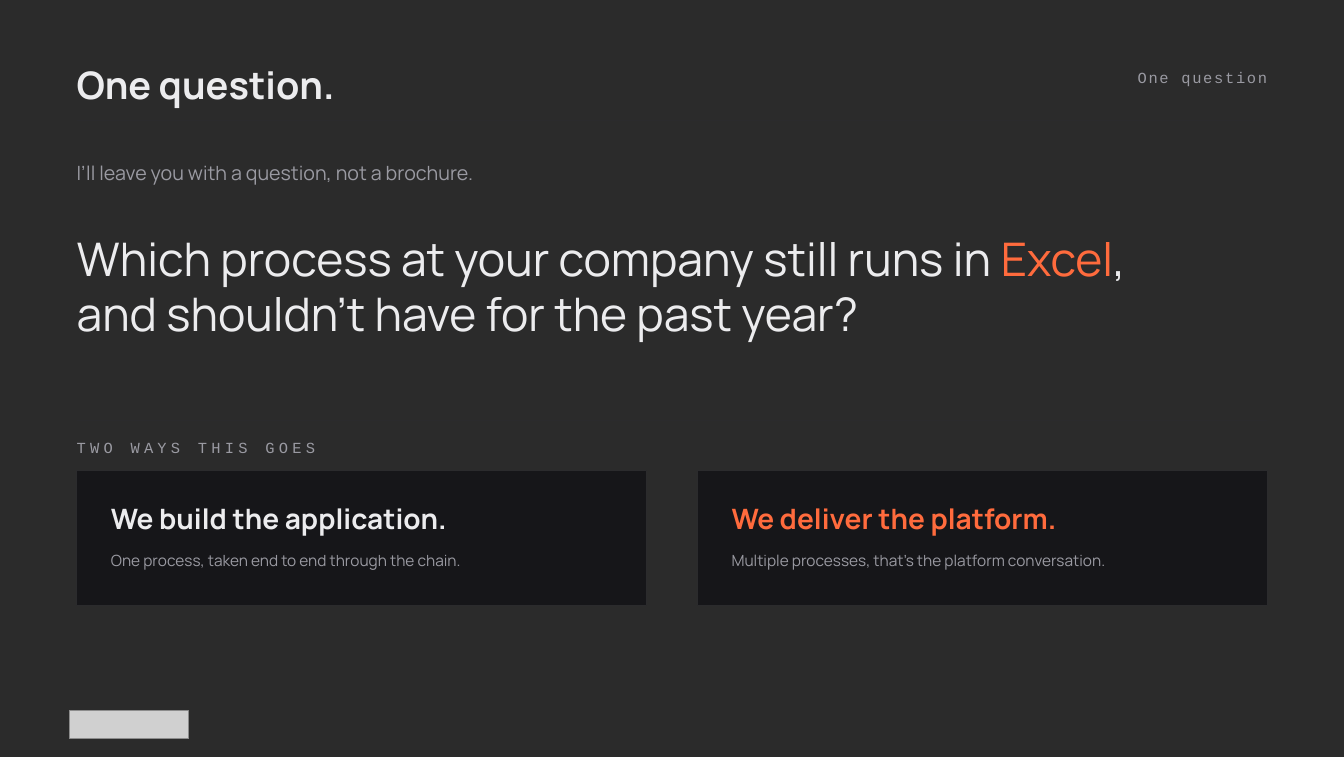
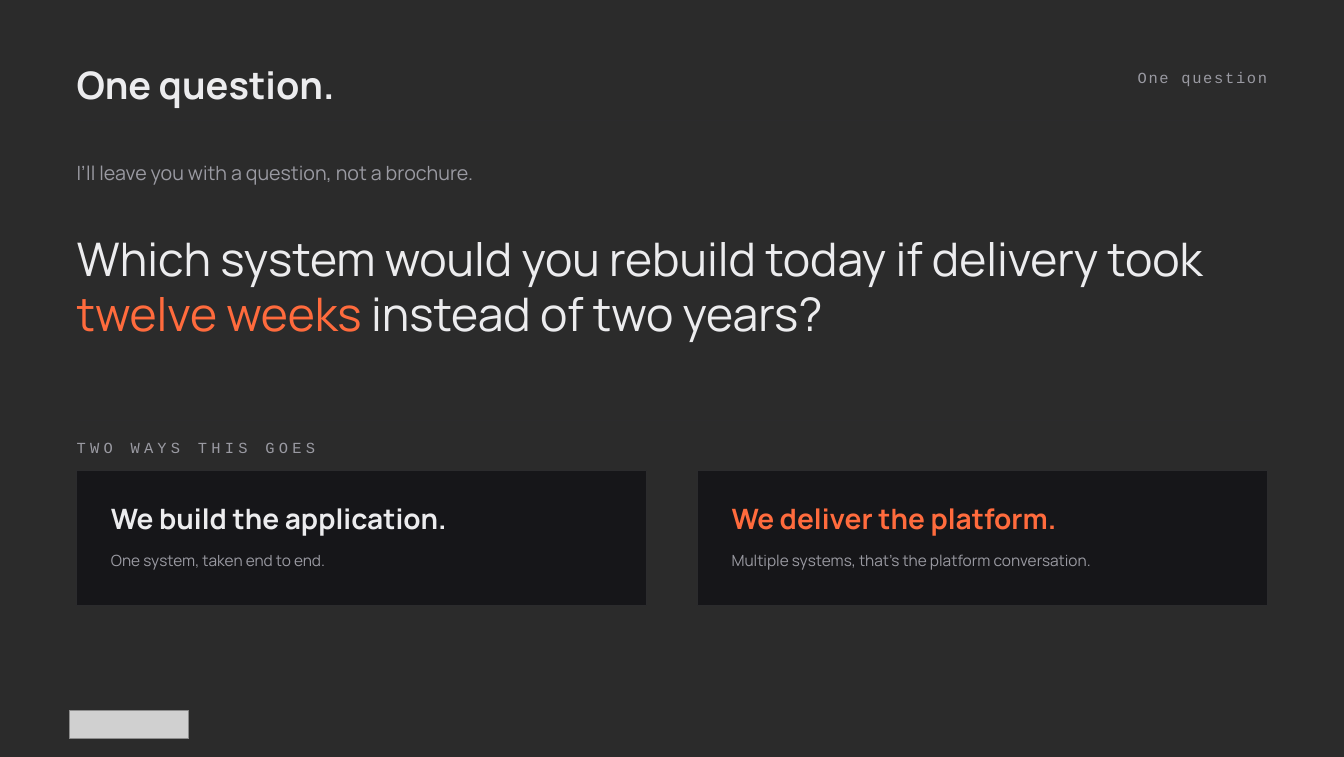
Before and after one commit to athenarunai-gif/Athena, a slide deck: slide 6 of decks/Pitch_Deck_AthenaRun_v4.pptx (slide 7 before the commit). Drawn at 1344x757 pixels with LibreOffice and Linux fonts; fonts in the diff are those of the drawing; grey boxes stand for pictures; background and template pictures are left out; a plain dark background stands for a picture behind light text. Boxes give left, top, right and bottom in pixels: in the first picture for what was removed or moved away, otherwise in the second. Text is boxed around its words. In the diff, an @@ line names an element or a change of style, - is before the commit and + after.

```diff
--- a/decks/Pitch_Deck_AthenaRun_v4.pptx
+++ b/decks/Pitch_Deck_AthenaRun_v4.pptx
@@ text at (77,242,1202,342): text changed @@
-Which process at your company still runs in Excel, and shouldn’t have for the past year?
+Which system would you rebuild today if delivery took twelve weeks instead of two years?
@@ text at (111,554,325,570): text changed @@
-One process, taken end to end through the chain.
+One system, taken end to end.
@@ text at (732,554,1091,570): text changed @@
-Multiple processes, that’s the platform conversation.
+Multiple systems, that’s the platform conversation.
```
Also in this commit, not shown: 1 other slide changed, 1 slide added, 2 slides removed, 1 other file.
